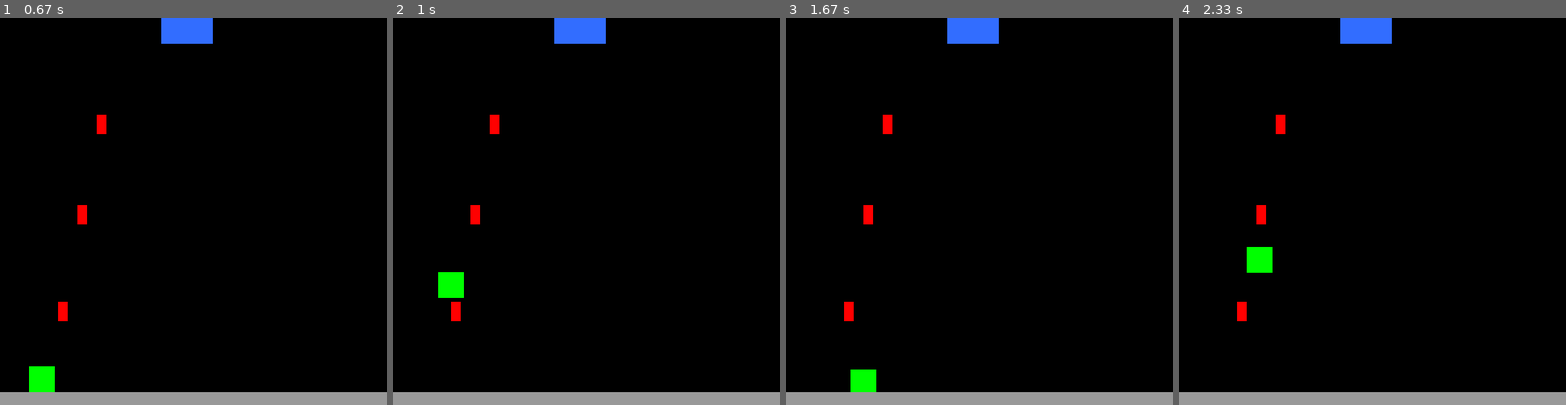
Above: before the commit, frames 1-4 (left to right).
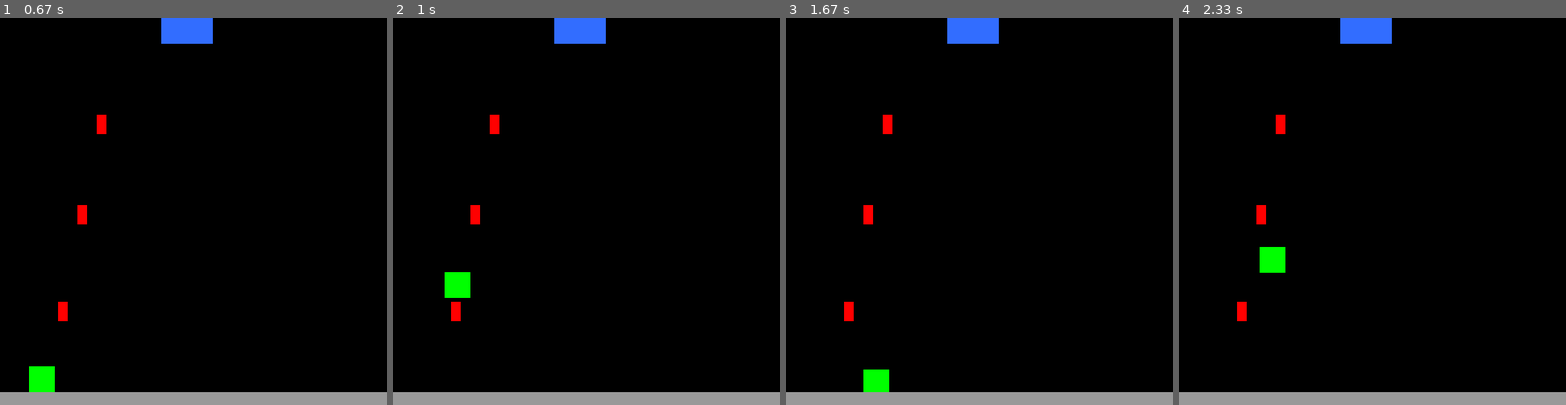
Above: after the commit, the same moments.

Repository: RobertNeuzil/game
Game: pygame game, started from personal/personalgame.py
Same seed, same stepped clock (60 frames per second), same inputs: the game is played once before the commit and once after it.
Inputs:
- Up to frame 1 (0.67 s): tap A at 0.33 s
- Up to frame 2 (1 s): hold Right from 0.67 s (still down); tap Space at 0.73 s
- Up to frame 3 (1.67 s): tap Space at 1.03, 1.23, 1.57 s; release Right at 1.13 s; hold Up 1.17-1.47 s; hold Right from 1.5 s (still down)
- Up to frame 4 (2.33 s): tap Space at 1.87, 2.07 s; release Right at 1.97 s; hold Left from 2 s (still down)

Frame 1 is identical in both runs. In frame 2, 0.2% of the frame differs, in the area x 11-20%, y 65-73%; in frame 3, 0.4%; in frame 4, 0.4%, in the area x 17-28%, y 59-66%.

Commit message:
need more practice to refactor code of my own personal game

Diff:
--- a/personal/personalgame.py
+++ b/personal/personalgame.py
@@ -69,13 +69,12 @@
             character.running = False
 
     keys = pygame.key.get_pressed()
-    if pygame.Rect.colliderect(character, square_one):
-        character.velocity = 0
-    if not pygame.Rect.colliderect(character, square_one):
-        character.velocity = 5
+
 
     if keys[pygame.K_LEFT] and character.x > 0 or keys[pygame.K_a] and character.x > 0:
-
+        if character.top == square_one.bottom:
+            character.velocity == 0
+        else:
             character.x -= character.velocity
             character.x2 -= character.velocity
     if keys[pygame.K_RIGHT] and character.x < 600 or keys[pygame.K_d] and character.x < 600 - character.width:
--- a/tutorial/game.py
+++ /dev/null
@@ -1,177 +0,0 @@
-import pygame
-pygame.init()
-
-win = pygame.display.set_mode((500,480))
-
-pygame.display.set_caption("First Game")
-
-walkRight = [pygame.image.load('R1.png'), pygame.image.load('R2.png'), pygame.image.load('R3.png'), pygame.image.load('R4.png'), pygame.image.load('R5.png'), pygame.image.load('R6.png'), pygame.image.load('R7.png'), pygame.image.load('R8.png'), pygame.image.load('R9.png')]
-walkLeft = [pygame.image.load('L1.png'), pygame.image.load('L2.png'), pygame.image.load('L3.png'), pygame.image.load('L4.png'), pygame.image.load('L5.png'), pygame.image.load('L6.png'), pygame.image.load('L7.png'), pygame.image.load('L8.png'), pygame.image.load('L9.png')]
-bg = pygame.image.load('bg.jpg')
-char = pygame.image.load('standing.png')
-
-clock = pygame.time.Clock()
-
-
-class player(object):
-    def __init__(self,x,y,width,height):
-        self.x = x
-        self.y = y
-        self.width = width
-        self.height = height
-        self.vel = 5
-        self.isJump = False
-        self.left = False
-        self.right = False
-        self.walkCount = 0
-        self.jumpCount = 10
-        self.standing = True
-
-    def draw(self, win):
-        if self.walkCount + 1 >= 27:
-            self.walkCount = 0
-
-        if not(self.standing):
-            if self.left:
-                win.blit(walkLeft[self.walkCount//3], (self.x,self.y))
-                self.walkCount += 1
-            elif self.right:
-                win.blit(walkRight[self.walkCount//3], (self.x,self.y))
-                self.walkCount +=1
-        else:
-            if self.right:
-                win.blit(walkRight[0], (self.x, self.y))
-            else:
-                win.blit(walkLeft[0], (self.x, self.y))
-
-
-
-class projectile(object):
-    def __init__(self,x,y,radius,color,facing):
-        self.x = x
-        self.y = y
-        self.radius = radius
-        self.color = color
-        self.facing = facing
-        self.vel = 8 * facing
-
-    def draw(self,win):
-        pygame.draw.circle(win, self.color, (self.x,self.y), self.radius)
-
-
-class enemy(object):
-    walkRight = [pygame.image.load('R1E.png'), pygame.image.load('R2E.png'), pygame.image.load('R3E.png'), pygame.image.load('R4E.png'), pygame.image.load('R5E.png'), pygame.image.load('R6E.png'), pygame.image.load('R7E.png'), pygame.image.load('R8E.png'), pygame.image.load('R9E.png'), pygame.image.load('R10E.png'), pygame.image.load('R11E.png')]
-    walkLeft = [pygame.image.load('L1E.png'), pygame.image.load('L2E.png'), pygame.image.load('L3E.png'), pygame.image.load('L4E.png'), pygame.image.load('L5E.png'), pygame.image.load('L6E.png'), pygame.image.load('L7E.png'), pygame.image.load('L8E.png'), pygame.image.load('L9E.png'), pygame.image.load('L10E.png'), pygame.image.load('L11E.png')]
-
-    def __init__(self, x, y, width, height, end):
-        self.x = x
-        self.y = y
-        self.width = width
-        self.height = height
-        self.path = [x, end]
-        self.walkCount = 0
-        self.vel = 3
-
-    def draw(self, win):
-        self.move()
-        if self.walkCount + 1 >= 33:
-            self.walkCount = 0
-
-        if self.vel > 0:
-            win.blit(self.walkRight[self.walkCount//3], (self.x,self.y))
-            self.walkCount += 1
-        else:
-            win.blit(self.walkLeft[self.walkCount//3], (self.x,self.y))
-            self.walkCount += 1
-
-    def move(self):
-        if self.vel > 0:
-            if self.x < self.path[1] + self.vel:
-                self.x += self.vel
-            else:
-                self.vel = self.vel * -1
-                self.x += self.vel
-                self.walkCount = 0
-        else:
-            if self.x > self.path[0] - self.vel:
-                self.x += self.vel
-            else:
-                self.vel = self.vel * -1
-                self.x += self.vel
-                self.walkCount = 0
-
-
-
-def redrawGameWindow():
-    win.blit(bg, (0,0))
-    man.draw(win)
-    goblin.draw(win)
-    for bullet in bullets:
-        bullet.draw(win)
-
-    pygame.display.update()
-
-
-#mainloop
-man = player(200, 410, 64,64)
-goblin = enemy(100, 410, 64, 64, 300)
-bullets = []
-run = True
-while run:
-    clock.tick(27)
-
-    for event in pygame.event.get():
-        if event.type == pygame.QUIT:
-            run = False
-
-    for bullet in bullets:
-        if bullet.x < 500 and bullet.x > 0:
-            bullet.x += bullet.vel
-        else:
-            bullets.pop(bullets.index(bullet))
-
-    keys = pygame.key.get_pressed()
-
-    if keys[pygame.K_SPACE]:
-        if man.left:
-            facing = -1
-        else:
-            facing = 1
-
-        if len(bullets) < 5:
-            bullets.append(projectile(round(man.x + man.width //2), round(man.y + man.height//2), 6, (0,0,0), facing))
-
-    if keys[pygame.K_LEFT] and man.x > man.vel:
-        man.x -= man.vel
-        man.left = True
-        man.right = False
-        man.standing = False
-    elif keys[pygame.K_RIGHT] and man.x < 500 - man.width - man.vel:
-        man.x += man.vel
-        man.right = True
-        man.left = False
-        man.standing = False
-    else:
-        man.standing = True
-        man.walkCount = 0
-
-    if not(man.isJump):
-        if keys[pygame.K_UP]:
-            man.isJump = True
-            man.right = False
-            man.left = False
-            man.walkCount = 0
-    else:
-        if man.jumpCount >= -10:
-            neg = 1
-            if man.jumpCount < 0:
-                neg = -1
-            man.y -= (man.jumpCount ** 2) * 0.5 * neg
-            man.jumpCount -= 1
-        else:
-            man.isJump = False
-            man.jumpCount = 10
-
-    redrawGameWindow()
-
-pygame.quit()
--- /dev/null
+++ b/tutorial/sprite_example.py
@@ -0,0 +1,54 @@
+#pygame template - skeleton for new pygame
+import pygame
+import random
+
+width = 800
+height = 800
+FPS = 30
+black = (0, 0, 0)
+white = (255, 255, 255)
+red = (255, 0, 0)
+green = (0, 255, 0)
+blue = (0, 0, 255)
+
+
+class Player(pygame.sprite.Sprite):
+	# sprite for the player
+	def __init__(self):
+		pygame.sprite.Sprite.__init__(self)
+		self.image = pygame.Surface((50, 50))
+		self.image.fill(green)
+		self.rect = self.image.get_rect()
+		self.rect.center = (width / 2, height / 2)
+	def update(self):
+		self.rect.x += 5
+
+#initialize pygame and create window
+pygame.init()
+pygame.mixer.init()
+screen = pygame.display.set_mode((width, height))
+pygame.display.set_caption("My Game")
+clock = pygame.time.Clock()
+
+all_sprites = pygame.sprite.Group()
+player = Player()
+all_sprites.add(player)
+#Game Loop
+running = True
+while running:
+	# keep loop running at right speed / same speed
+	clock.tick(FPS)
+	#process input (events)
+	for event in pygame.event.get():
+		if event.type == pygame.QUIT:
+			running = False
+	#update
+	all_sprites.update()
+
+	#draw / render
+	screen.fill(black)
+	all_sprites.draw(screen)
+	# after drawing everything, flip display
+	pygame.display.flip()
+
+pygame.quit()
--- /dev/null
+++ b/tutorial/template.py
@@ -0,0 +1,40 @@
+#pygame template - skeleton for new pygame
+import pygame
+import random
+
+width = 360
+height = 480
+FPS = 30
+black = (0, 0, 0)
+white = (255, 255, 255)
+red = (255, 0, 0)
+green = (0, 255, 0)
+blue = (0, 0, 255)
+
+#initialize pygame and create window
+pygame.init()
+pygame.mixer.init()
+screen = pygame.display.set_mode((width, height))
+pygame.display.set_caption("My Game")
+clock = pygame.time.Clock()
+
+all_sprites = pygame.sprite.Group()
+#Game Loop
+running = True
+while running:
+	# keep loop running at right speed / same speed
+	clock.tick(FPS)
+	#process input (events)
+	for event in pygame.event.get():
+		if event.type == pygame.QUIT:
+			running = False
+	#update
+	all_sprites.update()
+
+	#draw / render
+	screen.fill(black)
+	all_sprites.draw(screen)
+	# after drawing everything, flip display
+	pygame.display.flip()
+
+pygame.quit()
Renamed: personal/Attack (1).png -> personal/my_sprites/Attack (1).png
Renamed: personal/Attack (2).png -> personal/my_sprites/Attack (2).png
Renamed: personal/Attack (3).png -> personal/my_sprites/Attack (3).png
Renamed: personal/Attack (4).png -> personal/my_sprites/Attack (4).png
Renamed: personal/Attack (5).png -> personal/my_sprites/Attack (5).png
Renamed: personal/Attack (6).png -> personal/my_sprites/Attack (6).png
Renamed: personal/Attack (7).png -> personal/my_sprites/Attack (7).png
Renamed: personal/Attack (8).png -> personal/my_sprites/Attack (8).png
Renamed: personal/Dead (1).png -> personal/my_sprites/Dead (1).png
Renamed: personal/Dead (10).png -> personal/my_sprites/Dead (10).png
Renamed: personal/Dead (11).png -> personal/my_sprites/Dead (11).png
Renamed: personal/Dead (12).png -> personal/my_sprites/Dead (12).png
(and 78 more such lines)
